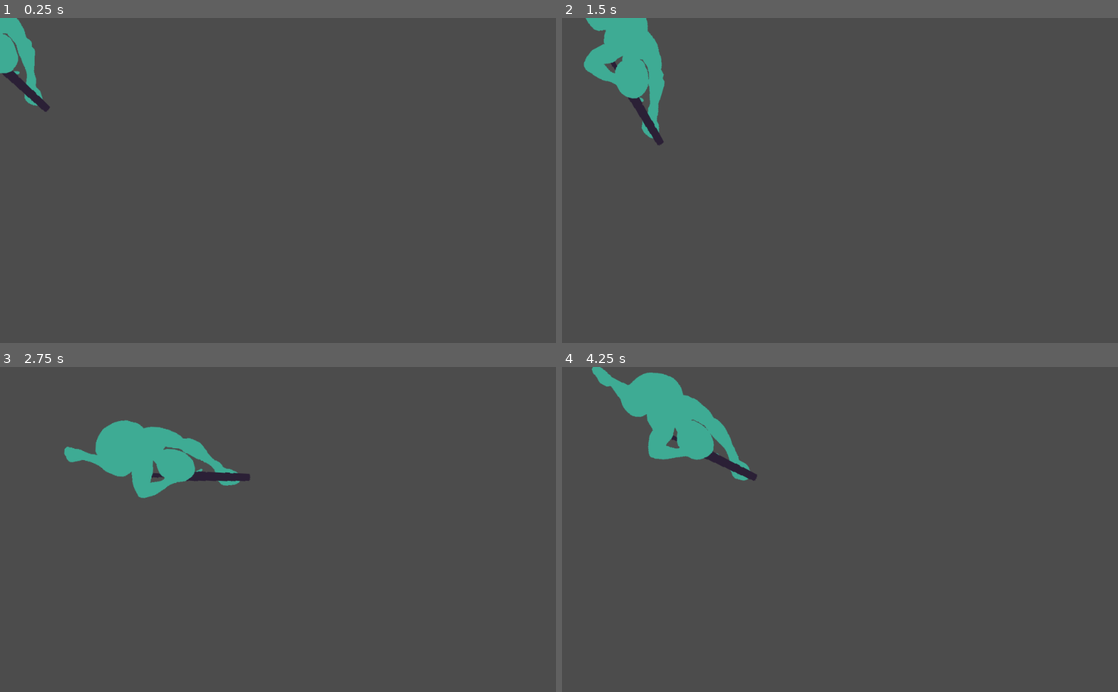
Above: before the commit, frames 1-4 (two rows, left to right).
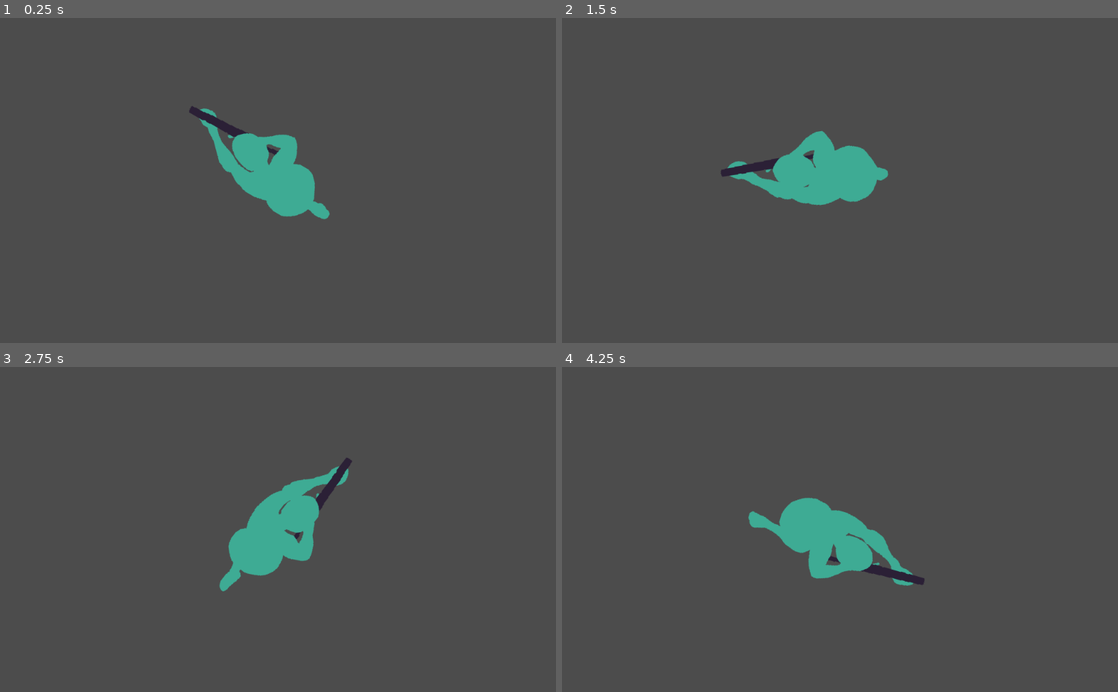
Above: after the commit, the same moments.

Repository: ZeeHatcher/project-vlastos
Game: Godot game, scene res://entities/player/player.tscn
Two runs of this game, one before a commit and one after it. Both use one fixed random seed, a clock stepped at 60 frames per second and the inputs below. The project has no main scene, so this scene is started directly.
Inputs (mouse positions are in pixels of both pictures, inside the frame that each line leads up to):
- Up to frame 1 (0.25 s): no input
- Up to frame 2 (1.5 s): tap Enter at 0.5 s; move the mouse to (962, 164) at 0.52 s; hold D (right) 0.53-1.28 s; move the mouse to (728, 196) at 1.27 s; hold S (down) from 1.28 s (still down)
- Up to frame 3 (2.75 s): move the mouse to (333, 458) at 2.02 s; release S (down) at 2.03 s; hold D (right) from 2.03 s (still down)
- Up to frame 4 (4.25 s): move the mouse to (812, 594) at 2.77 s; release D (right) at 2.78 s; hold W (up) 2.78-3.53 s; move the mouse to (1006, 578) at 3.52 s; hold A (left) from 3.53 s (still down)

The runs differ from the first frame. In frame 1, 4.7% of the frame differs, in the area x 0-60%, y 0-62%; in frame 2, 6.6%; in frame 3, 7.3%; in frame 4, 7.4%, in the area x 5-66%, y 0-68%.

Commit message:
add camera, get global mouse position instead

Diff:
--- a/entities/player/player.gd
+++ b/entities/player/player.gd
@@ -44,7 +44,7 @@
 
 
 func _face():
-	var mouse_position = get_viewport().get_mouse_position()
+	var mouse_position = get_global_mouse_position()
 	var direction = global_position.direction_to(mouse_position)
 
 	_sprite.rotation = direction.angle() + PI / 2
--- a/entities/player/player.tscn
+++ b/entities/player/player.tscn
@@ -105,8 +105,11 @@
 [node name="AnimatedSprite" type="AnimatedSprite" parent="."]
 position = Vector2( -19, 0 )
 frames = SubResource( 18 )
-frame = 9
+frame = 3
 playing = true
 
 [node name="CollisionShape2D" type="CollisionShape2D" parent="."]
 shape = SubResource( 19 )
+
+[node name="Camera2D" type="Camera2D" parent="."]
+current = true
